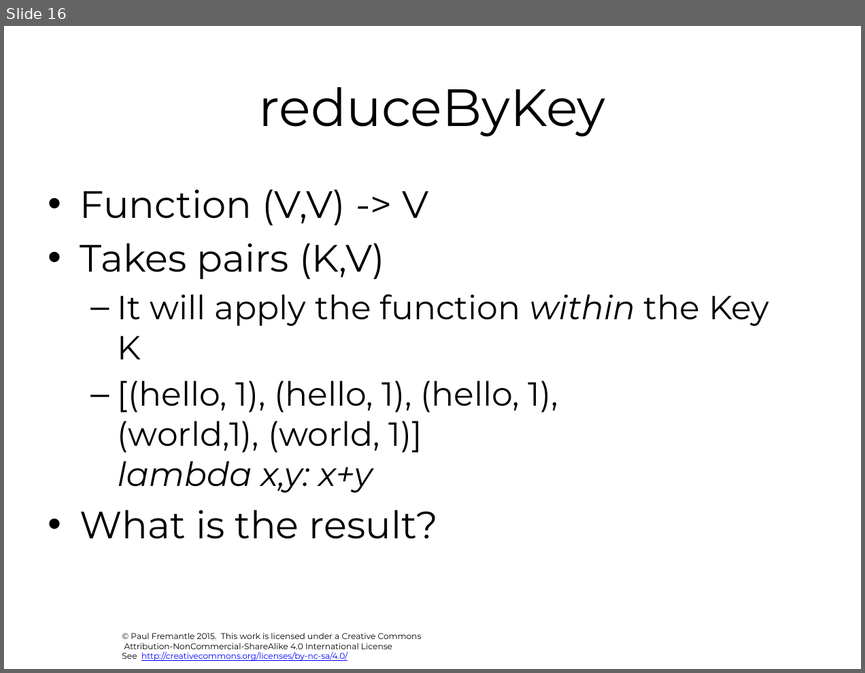
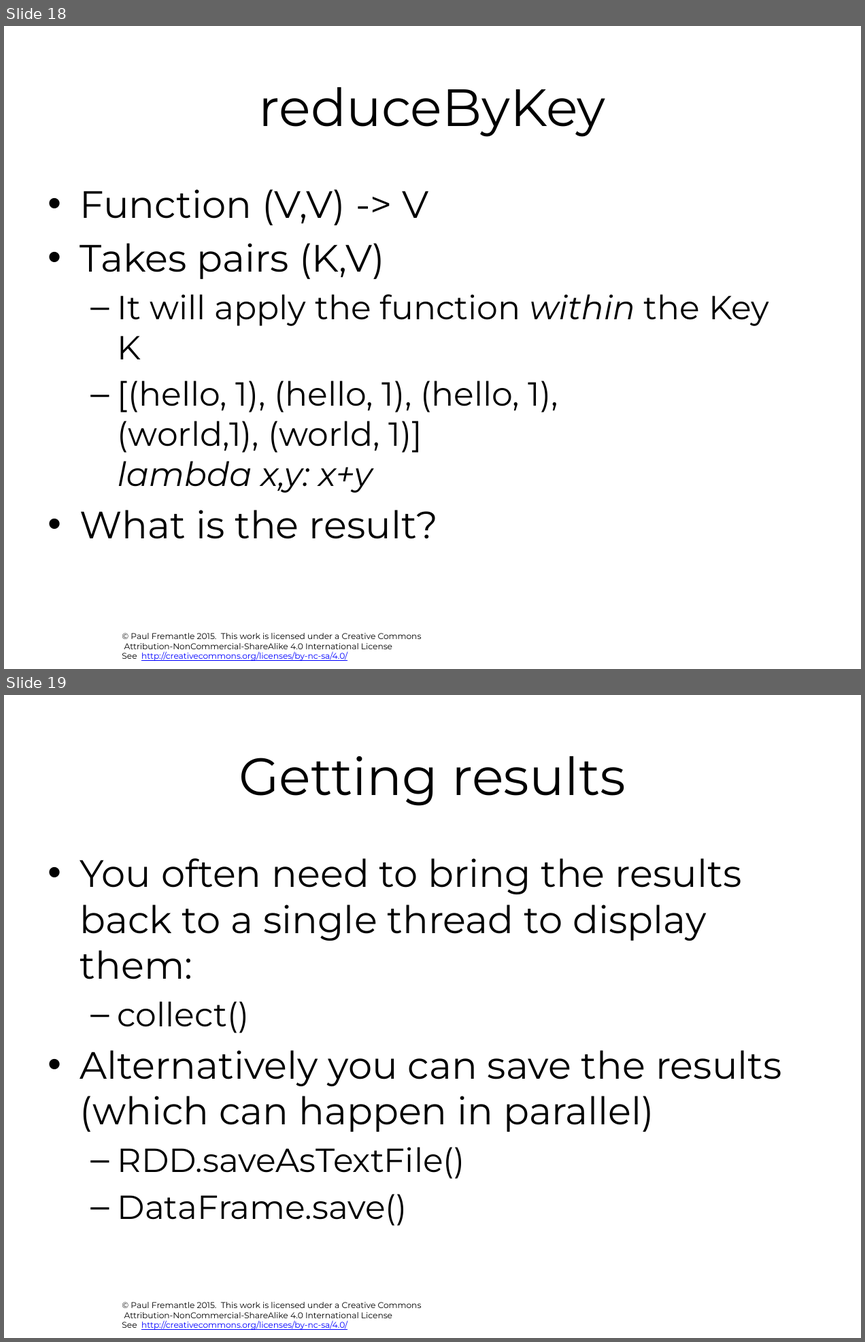
Before and after one commit to pzfreo/ox-clo, a slide deck: pres-source/07-spark-and-adjuncts.pptx. Shown one above the other, each under a label of ours: slide 16 before the commit, slides 18 and 19 after it. The pictures are 865x673 and 865x1342 pixels, drawn with LibreOffice and Linux fonts; fonts in the diff are those of the drawing; background and template pictures are left out. Boxes give left, top, right and bottom in pixels: in the first picture for what was removed or moved away, otherwise in the second. Text is boxed around its words. In the diff, an @@ line names an element or a change of style, - is before the commit and + after.

```diff
--- a/pres-source/07-spark-and-adjuncts.pptx
+++ b/pres-source/07-spark-and-adjuncts.pptx
@@ slide 19 added at [4,695,861,1338], background #FFFFFF; not listed: 1 template element that a slide beside it also shows @@
@@ title added at [239,756,626,806], 44 pt, text #000000 @@
+Getting results
@@ text added at [80,858,782,1225], 32 pt, text #000000 @@
+• You often need to bring the results back to a single thread to display them:
+  – collect()
+• Alternatively you can save the results (which can happen in parallel)
+  – RDD.saveAsTextFile()
+  – DataFrame.save()
@@ what was slide 16 is now slide 18 @@
```
Also in this commit, not shown: 2 slides changed, 6 other slides added, 26 other files.
